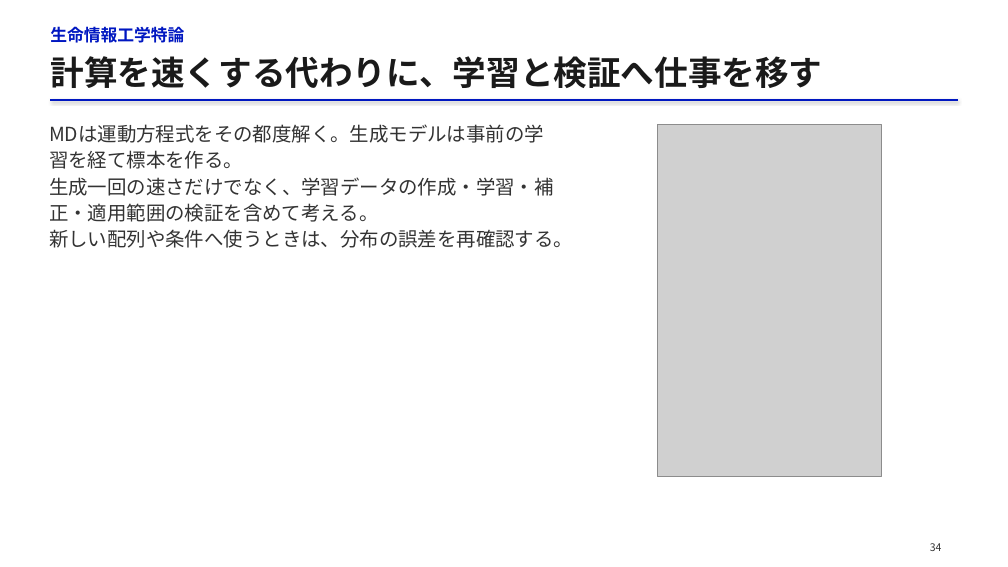
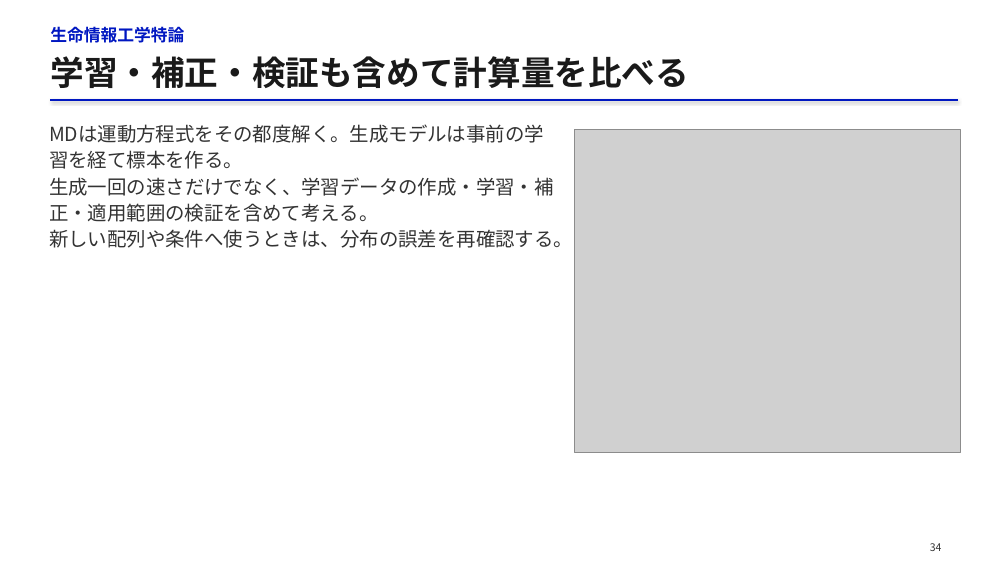
Before and after one commit to matsunagalab/lecture_bioinfo, a slide deck: slide 34 of 13_構造集団を生成するAI/13_構造集団を生成するAI.pptx. Drawn at 1008x567 pixels with LibreOffice and Linux fonts; fonts in the diff are those of the drawing; grey boxes stand for pictures. Boxes give left, top, right and bottom in pixels: in the first picture for what was removed or moved away, otherwise in the second. Text is boxed around its words. In the diff, an @@ line names an element or a change of style, - is before the commit and + after.

```diff
--- a/13_構造集団を生成するAI/13_構造集団を生成するAI.pptx
+++ b/13_構造集団を生成するAI/13_構造集団を生成するAI.pptx
@@ text at [50,56,689,88]: text changed @@
-計算を速くする代わりに、学習と検証へ仕事を移す
+学習・補正・検証も含めて計算量を比べる
@@ picture: place and size @@
-picture at [657,125,881,476]
+picture at [575,130,960,453]
```
Also in this commit, not shown: 12 other slides changed, 10 slides added, 10 slides removed, 2 other files.
